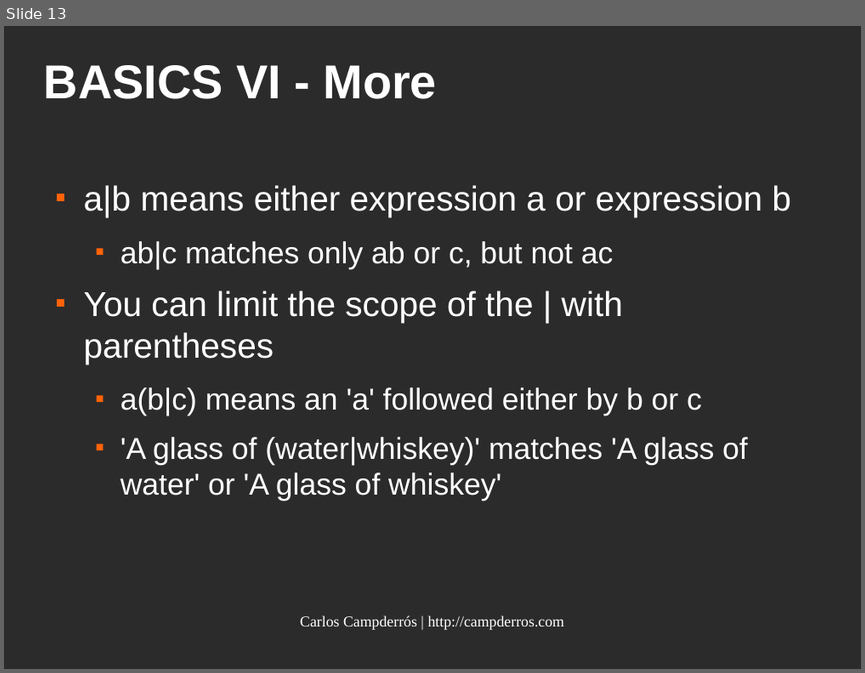
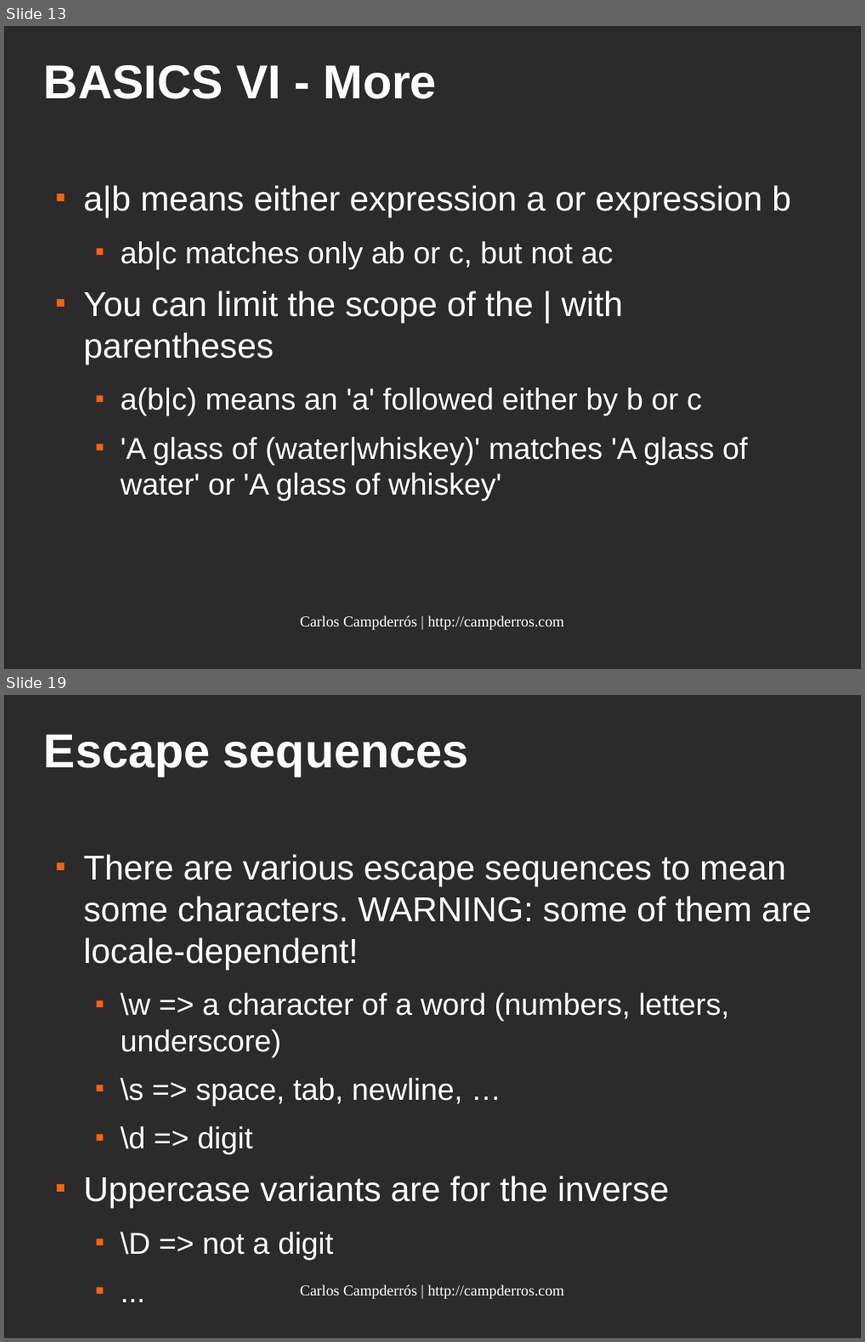
Before and after one commit to kampde/phpRegexTest, a slide deck: regular_expressions.odp. Shown one above the other, each under a label of ours: slide 13 before the commit, slides 13 and 19 after it; the slides between them are not shown. The pictures are 865x673 and 865x1342 pixels, drawn with LibreOffice and Linux fonts; fonts in the diff are those of the drawing; background and template pictures are left out; a plain dark background stands for a picture behind light text. Boxes give left, top, right and bottom in pixels: in the first picture for what was removed or moved away, otherwise in the second. Text is boxed around its words. In the diff, an @@ line names an element or a change of style, - is before the commit and + after.

```diff
--- a/regular_expressions.odp
+++ b/regular_expressions.odp
@@ slide 19 added at [4,695,861,1338], background picture (left out) @@
@@ title added at [44,734,469,776], 44 pt, text #FFFFFF, bold @@
+Escape sequences
@@ text added at [84,854,812,1259], 32 pt, text #FFFFFF @@
+■ There are various escape sequences to mean some characters. WARNING: some of them are locale-dependent!
+  ■ \w => a character of a word (numbers, letters, underscore)
+  ■ \s => space, tab, newline, …
+  ■ \d => digit
+■ Uppercase variants are for the inverse
+  ■ \D => not a digit
+  ■ ...
@@ text added at [300,1284,565,1299], 14 pt, text #FFFFFF @@
+Carlos Campderrós | http://campderros.com
```
Also in this commit, not shown: 4 slides changed, 8 other slides added.
